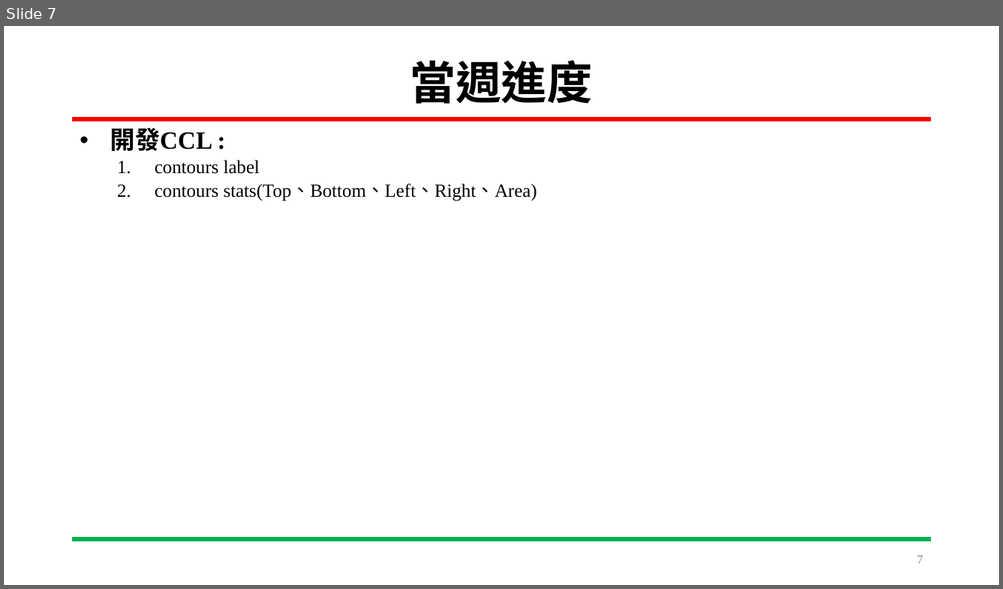
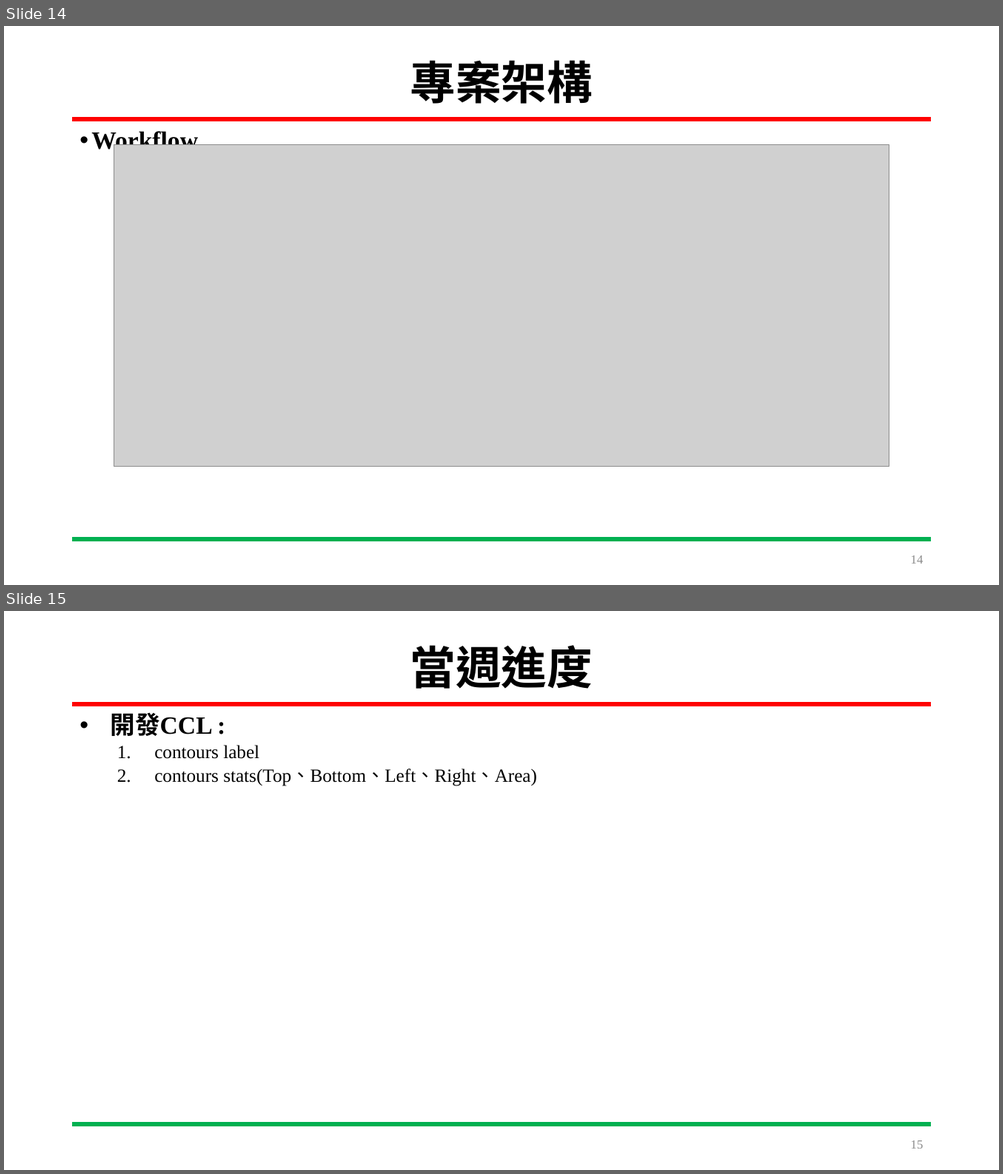
Before and after one commit to HOURFA/SoC_course, a slide deck: final_project/N03-DevelopmentLog/SoC_Final_project.pptx. Shown one above the other, each under a label of ours: slide 7 before the commit, slides 14 and 15 after it. The pictures are 1003x589 and 1003x1174 pixels, drawn with LibreOffice and Linux fonts; fonts in the diff are those of the drawing; grey boxes stand for pictures. Boxes give left, top, right and bottom in pixels: in the first picture for what was removed or moved away, otherwise in the second. Text is boxed around its words. In the diff, an @@ line names an element or a change of style, - is before the commit and + after.

Commit message:
11.30 (1)制定驗證方法 (2)新增架構、流程圖

```diff
--- a/final_project/N03-DevelopmentLog/SoC_Final_project.pptx
+++ b/final_project/N03-DevelopmentLog/SoC_Final_project.pptx
@@ slide 14 added at bbox=[4, 26, 999, 585], background #FFFFFF; not listed: 2 template elements that a slide beside it also shows @@
@@ title added at bbox=[410, 60, 592, 104], 44 pt, text #000000, bold @@
+專案架構
@@ text added at bbox=[91, 130, 198, 154], 24 pt, text #000000, bold @@
+• Workflow
@@ picture added at bbox=[114, 144, 890, 466] @@
@@ page number added at bbox=[910, 556, 923, 564], 12 pt, text #8C8C8C @@
+14
@@ what was slide 7 is now slide 15 @@
@@ page number at bbox=[910, 1141, 923, 1149]: text changed @@
-7
+15
```
Also in this commit, not shown: 2 slides changed, 7 other slides added, 1 other file.
